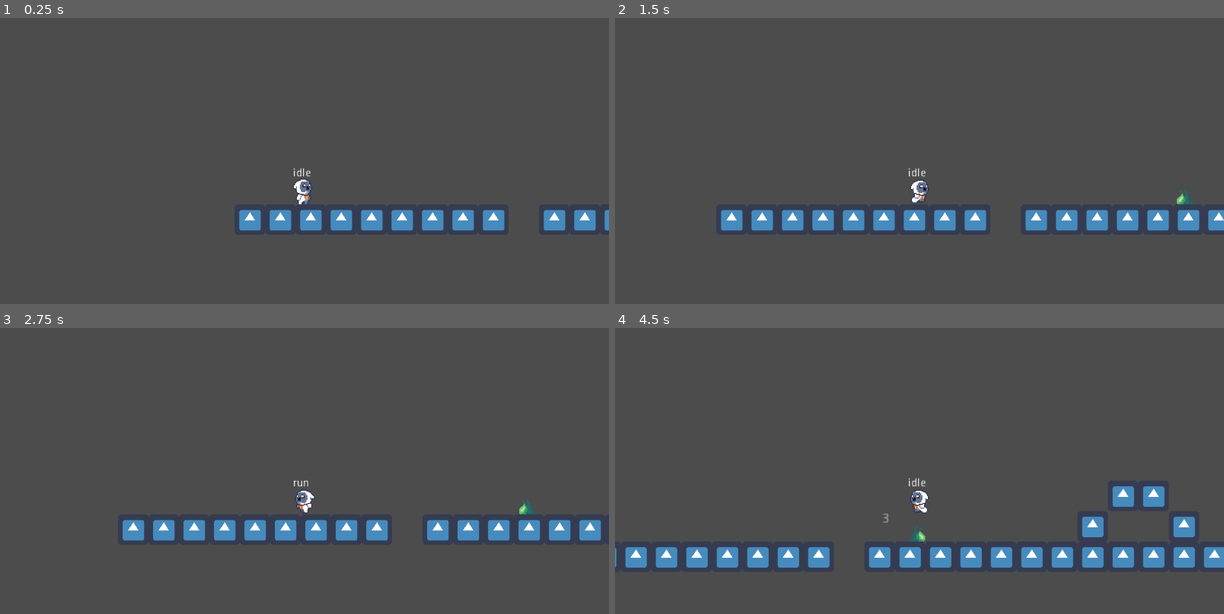
Above: before the commit, frames 1-4 (two rows, left to right).
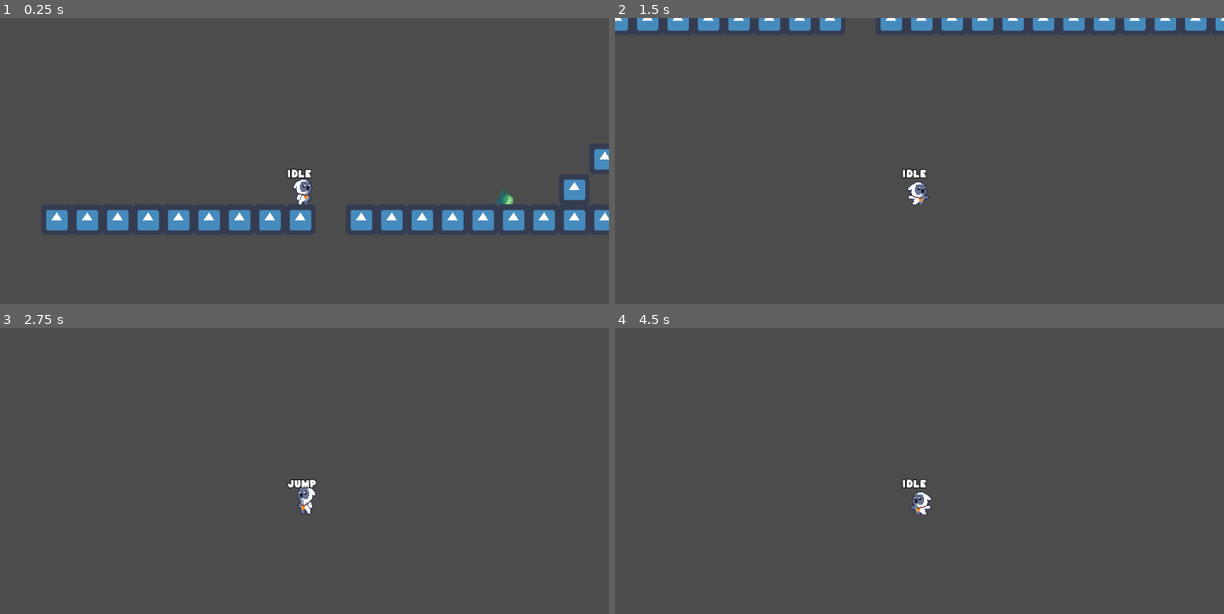
Above: after the commit, the same moments.

Repository: tnp2004/Game2D-ComputerProject
Game: Godot game, scene res://Stages/World.tscn
Two runs of this game, one before a commit and one after it. Both use one fixed random seed, a clock stepped at 60 frames per second and the inputs below. The engine's default icon, where the game draws it, is replaced by a stand-in: a white triangle on a blue panel in a dark square.
Inputs (mouse positions are in pixels of both pictures, inside the frame that each line leads up to):
- Up to frame 1 (0.25 s): no input
- Up to frame 2 (1.5 s): move the mouse to (1053, 172) at 0.52 s; hold Right (ui_right) from 0.53 s (still down); click (1053, 172) at 0.6 s; tap Up (ui_up) at 0.77 s; move the mouse to (797, 206) at 1.27 s; click (797, 206) at 1.35 s
- Up to frame 3 (2.75 s): tap Up (ui_up) at 1.52 s; move the mouse to (365, 425) at 2.02 s; release Right (ui_right) at 2.03 s; hold Left (ui_left) from 2.03 s (still down); click (365, 425) at 2.1 s
- Up to frame 4 (4.5 s): move the mouse to (889, 568) at 2.77 s; release Left (ui_left) at 2.78 s; hold Right (ui_right) 2.78-4.28 s; click (889, 568) at 2.85 s; tap Up (ui_up) at 3.02, 3.77 s; move the mouse to (1102, 551) at 3.52 s; click (1102, 551) at 3.6 s; move the mouse to (736, 448) at 4.27 s; hold Left (ui_left) from 4.28 s (still down); click (736, 448) at 4.35 s

The runs differ from the first frame. In frame 1, 5.6% of the frame differs, in the area x 7-100%, y 45-75%; in frame 2, 7.5%, in the area x 0-100%, y 0-75%; in frame 3, 4.4%; in frame 4, 6.3%.

Commit message:
Slime and Damage Indicator Update
Slime
- attack effect
- hurt animation
Damage Indicator
- new font

Diff:
--- a/Characters/Owlet.tscn
+++ b/Characters/Owlet.tscn
@@ -13,6 +13,7 @@
 [ext_resource path="res://Characters-Sprite/2 Owlet_Monster/Owlet_Monster_Hurt_4.png" type="Texture" id=11]
 [ext_resource path="res://Characters-Sprite/2 Owlet_Monster/Owlet_Monster_Death_8.png" type="Texture" id=12]
 [ext_resource path="res://Characters-Sprite/2 Owlet_Monster/Rock2.png" type="Texture" id=13]
+[ext_resource path="res://Fonts/Kaph-Regular.ttf" type="DynamicFontData" id=14]
 
 [sub_resource type="Animation" id=13]
 length = 0.001
@@ -614,6 +615,14 @@
 [sub_resource type="RectangleShape2D" id=15]
 extents = Vector2( 10.5, 12.5 )
 
+[sub_resource type="DynamicFont" id=121]
+size = 11
+outline_size = 1
+outline_color = Color( 0, 0, 0, 1 )
+use_mipmaps = true
+use_filter = true
+font_data = ExtResource( 14 )
+
 [sub_resource type="RectangleShape2D" id=42]
 extents = Vector2( 9.5, 10 )
 
@@ -958,11 +967,12 @@
 current = true
 
 [node name="currentState" type="Label" parent="."]
-margin_left = -12.0
-margin_top = -22.0
-margin_right = 20.0
-margin_bottom = -8.0
+margin_left = -18.0
+margin_top = -21.0
+margin_right = 27.0
+margin_bottom = -7.0
 rect_scale = Vector2( 0.8, 0.8 )
+custom_fonts/font = SubResource( 121 )
 text = "state"
 
 [node name="attackArea" type="Area2D" parent="." groups=["player_attack"]]
--- a/Enemies/Slime.gd
+++ b/Enemies/Slime.gd
@@ -21,6 +21,7 @@
 
 func decrease_health(damage):
 	health -= damage
+	FSM.set_state(FSM.states.hurt)
 	if health <= 0:
 		dead()
 
--- a/Enemies/Slime.tscn
+++ b/Enemies/Slime.tscn
@@ -8,6 +8,7 @@
 [ext_resource path="res://Enemies-Sprite/Slime/Slime_Spiked_Ability.png" type="Texture" id=6]
 [ext_resource path="res://Enemies/Slime_FSM.gd" type="Script" id=7]
 [ext_resource path="res://Enemies-Sprite/Slime/Slime_Spiked_Jump.png" type="Texture" id=8]
+[ext_resource path="res://Enemies-Sprite/Slime/Slime_Spiked_Ability_FX.png" type="Texture" id=9]
 
 [sub_resource type="AtlasTexture" id=9]
 atlas = ExtResource( 6 )
@@ -200,10 +201,46 @@
 "update": 0,
 "values": [ false ]
 }
+tracks/3/type = "value"
+tracks/3/path = NodePath("effect:animation")
+tracks/3/interp = 1
+tracks/3/loop_wrap = true
+tracks/3/imported = false
+tracks/3/enabled = true
+tracks/3/keys = {
+"times": PoolRealArray( 0 ),
+"transitions": PoolRealArray( 1 ),
+"update": 0,
+"values": [ "effect" ]
+}
+tracks/4/type = "value"
+tracks/4/path = NodePath("effect:frame")
+tracks/4/interp = 1
+tracks/4/loop_wrap = true
+tracks/4/imported = false
+tracks/4/enabled = true
+tracks/4/keys = {
+"times": PoolRealArray( 0 ),
+"transitions": PoolRealArray( 1 ),
+"update": 0,
+"values": [ 0 ]
+}
+tracks/5/type = "value"
+tracks/5/path = NodePath("effect:visible")
+tracks/5/interp = 1
+tracks/5/loop_wrap = true
+tracks/5/imported = false
+tracks/5/enabled = false
+tracks/5/keys = {
+"times": PoolRealArray( 0 ),
+"transitions": PoolRealArray( 1 ),
+"update": 0,
+"values": [ false ]
+}
 
 [sub_resource type="Animation" id=31]
 resource_name = "attack"
-length = 0.3
+length = 0.4
 tracks/0/type = "value"
 tracks/0/path = NodePath("AnimatedSprite:animation")
 tracks/0/interp = 1
@@ -240,6 +277,42 @@
 "update": 1,
 "values": [ false, true ]
 }
+tracks/3/type = "value"
+tracks/3/path = NodePath("effect:animation")
+tracks/3/interp = 1
+tracks/3/loop_wrap = true
+tracks/3/imported = false
+tracks/3/enabled = true
+tracks/3/keys = {
+"times": PoolRealArray( 0 ),
+"transitions": PoolRealArray( 1 ),
+"update": 1,
+"values": [ "effect" ]
+}
+tracks/4/type = "value"
+tracks/4/path = NodePath("effect:frame")
+tracks/4/interp = 1
+tracks/4/loop_wrap = true
+tracks/4/imported = false
+tracks/4/enabled = true
+tracks/4/keys = {
+"times": PoolRealArray( 0.1, 0.2, 0.3 ),
+"transitions": PoolRealArray( 1, 1, 1 ),
+"update": 1,
+"values": [ 0, 1, 2 ]
+}
+tracks/5/type = "value"
+tracks/5/path = NodePath("effect:visible")
+tracks/5/interp = 1
+tracks/5/loop_wrap = true
+tracks/5/imported = false
+tracks/5/enabled = true
+tracks/5/keys = {
+"times": PoolRealArray( 0, 0.4 ),
+"transitions": PoolRealArray( 1, 1 ),
+"update": 1,
+"values": [ true, false ]
+}
 
 [sub_resource type="Animation" id=29]
 resource_name = "dead"
@@ -280,6 +353,18 @@
 "args": [  ],
 "method": "queue_free"
 } ]
+}
+tracks/3/type = "value"
+tracks/3/path = NodePath("effect:visible")
+tracks/3/interp = 1
+tracks/3/loop_wrap = true
+tracks/3/imported = false
+tracks/3/enabled = true
+tracks/3/keys = {
+"times": PoolRealArray( 0 ),
+"transitions": PoolRealArray( 1 ),
+"update": 1,
+"values": [ false ]
 }
 
 [sub_resource type="Animation" id=30]
@@ -376,6 +461,26 @@
 [sub_resource type="RectangleShape2D" id=41]
 extents = Vector2( 38, 40.5 )
 
+[sub_resource type="AtlasTexture" id=42]
+atlas = ExtResource( 9 )
+region = Rect2( 0, 0, 64, 64 )
+
+[sub_resource type="AtlasTexture" id=43]
+atlas = ExtResource( 9 )
+region = Rect2( 64, 0, 64, 64 )
+
+[sub_resource type="AtlasTexture" id=44]
+atlas = ExtResource( 9 )
+region = Rect2( 0, 64, 64, 64 )
+
+[sub_resource type="SpriteFrames" id=45]
+animations = [ {
+"frames": [ SubResource( 42 ), SubResource( 43 ), SubResource( 44 ) ],
+"loop": false,
+"name": "effect",
+"speed": 5.0
+} ]
+
 [node name="Slime" type="KinematicBody2D" groups=["enemy"]]
 collision_layer = 4
 collision_mask = 3
@@ -425,6 +530,12 @@
 [node name="turn_around_timer" type="Timer" parent="."]
 one_shot = true
 
+[node name="effect" type="AnimatedSprite" parent="."]
+visible = false
+scale = Vector2( 2, 2 )
+frames = SubResource( 45 )
+animation = "effect"
+
 [connection signal="body_entered" from="Detectplayer" to="." method="_on_Detectplayer_body_entered"]
 [connection signal="body_exited" from="Detectplayer" to="." method="_on_Detectplayer_body_exited"]
 [connection signal="body_entered" from="AttackArea" to="." method="_on_AttackArea_body_entered"]
--- a/Stages/World.tscn
+++ b/Stages/World.tscn
@@ -34,7 +34,7 @@
 position = Vector2( 341, 214 )
 
 [node name="Owlet" parent="." instance=ExtResource( 2 )]
-position = Vector2( -621, -31 )
+position = Vector2( -215, -33 )
 scale = Vector2( 2, 2 )
 
 [node name="TileMap" type="TileMap" parent="."]
--- a/UI/DamageIndicator.tscn
+++ b/UI/DamageIndicator.tscn
@@ -1,6 +1,15 @@
-[gd_scene load_steps=4 format=2]
+[gd_scene load_steps=6 format=2]
 
 [ext_resource path="res://UI/DamageIndicator.gd" type="Script" id=1]
+[ext_resource path="res://Fonts/Kaph-Regular.ttf" type="DynamicFontData" id=2]
+
+[sub_resource type="DynamicFont" id=3]
+size = 9
+outline_size = 1
+outline_color = Color( 0, 0, 0, 1 )
+use_mipmaps = true
+use_filter = true
+font_data = ExtResource( 2 )
 
 [sub_resource type="Animation" id=1]
 length = 0.001
@@ -78,6 +87,7 @@
 margin_right = 40.0
 margin_bottom = 14.0
 grow_horizontal = 2
+custom_fonts/font = SubResource( 3 )
 text = "0"
 
 [node name="AnimationPlayer" type="AnimationPlayer" parent="."]
Not shown: 1 places in Characters/Owlet.tscn that only renumber resources
Not shown: 1 places in Enemies/Slime.tscn that only renumber resources
Binary file added: Fonts/Kaph-Regular.ttf
